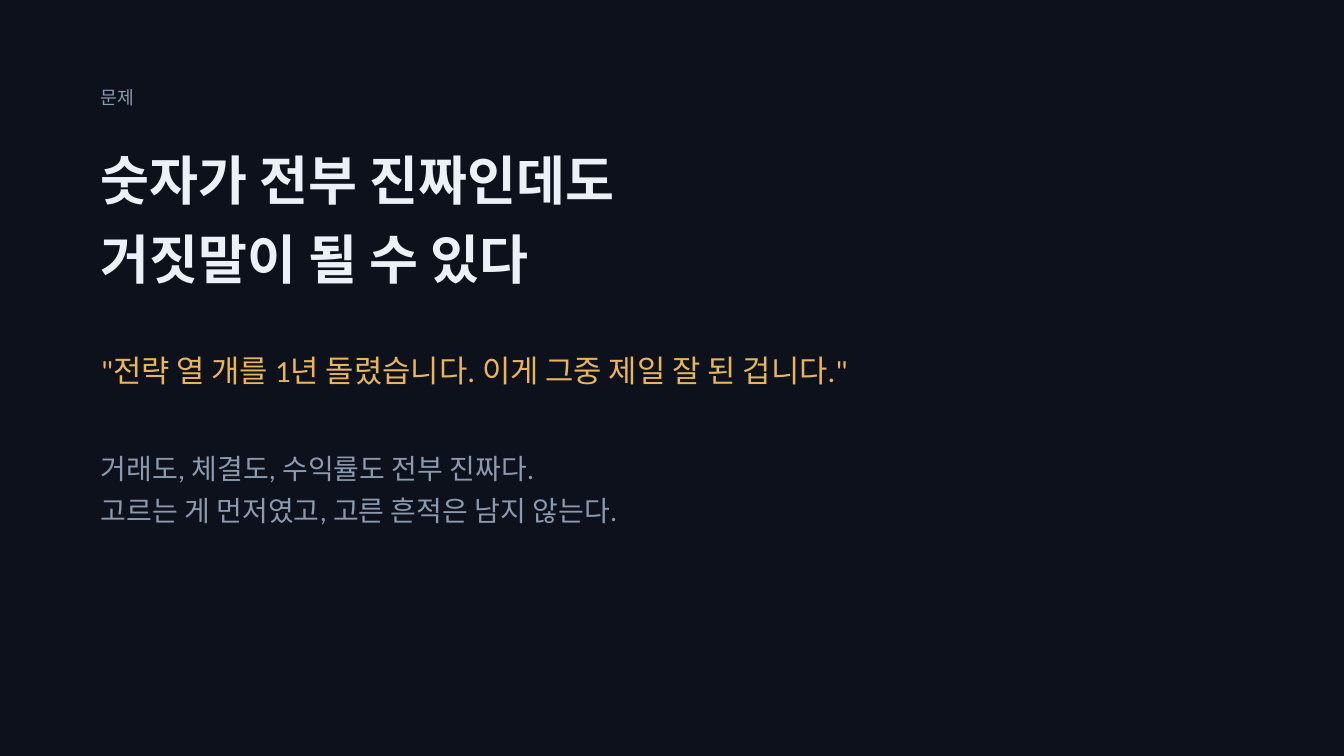
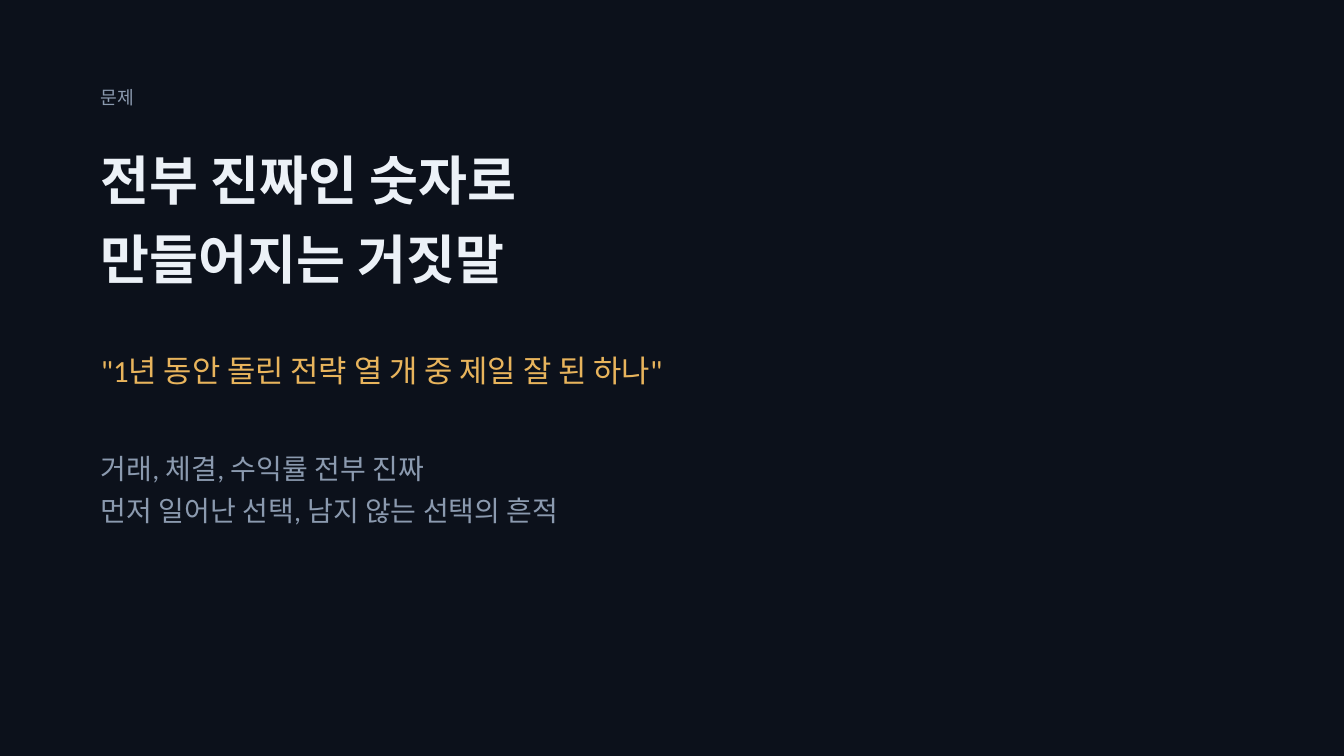
Before and after one commit to SeoDongOk/proof-of-track-record, a slide deck: slide 2 of deck/proof-of-track-record-talk.pptx. Drawn at 1344x756 pixels with LibreOffice and Linux fonts; fonts in the diff are those of the drawing. Boxes give left, top, right and bottom in pixels: in the first picture for what was removed or moved away, otherwise in the second. Text is boxed around its words. In the diff, an @@ line names an element or a change of style, - is before the commit and + after.

```diff
--- a/deck/proof-of-track-record-talk.pptx
+++ b/deck/proof-of-track-record-talk.pptx
@@ text at <box>101,155,517,284</box>: text changed @@
-숫자가 전부 진짜인데도
-거짓말이 될 수 있다
+전부 진짜인 숫자로
+만들어지는 거짓말
@@ text at <box>101,356,662,385</box>: text changed @@
-"전략 열 개를 1년 돌렸습니다. 이게 그중 제일 잘 된 겁니다."
+"1년 동안 돌린 전략 열 개 중 제일 잘 된 하나"
@@ text at <box>101,456,559,525</box>: text changed @@
-거래도, 체결도, 수익률도 전부 진짜다.
-고르는 게 먼저였고, 고른 흔적은 남지 않는다.
+거래, 체결, 수익률 전부 진짜
+먼저 일어난 선택, 남지 않는 선택의 흔적
```
Also in this commit, not shown: 10 other slides changed, 1 slide added, 11 other files.
